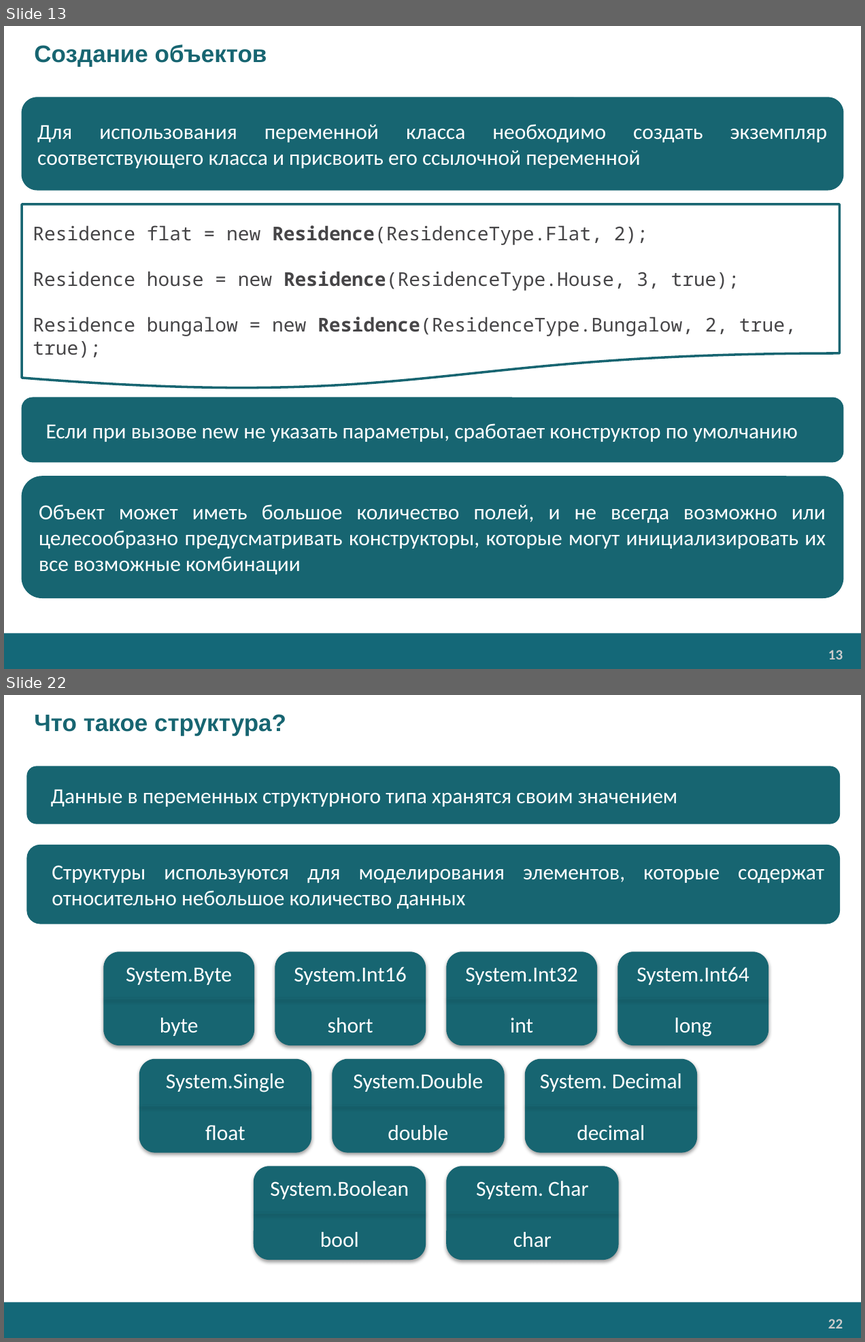
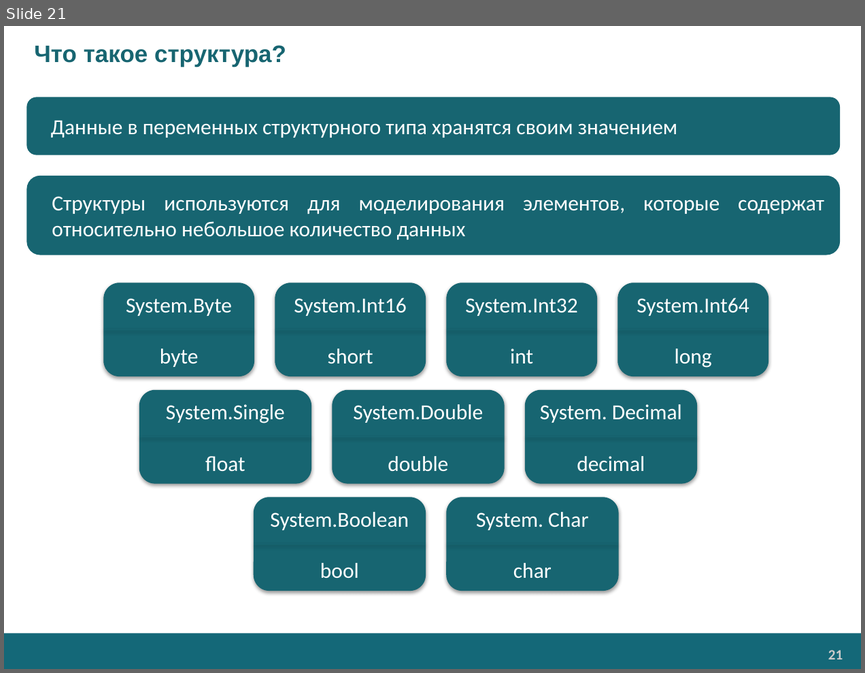
Before and after one commit to EPM-RD-NETLAB/.NET-Framework-modules, a slide deck: M3. Types/Types (RU).pptx. Shown one above the other, each under a label of ours: slides 13 and 22 before the commit, slide 21 after it; the slides between them are not shown. The pictures are 865x1342 and 865x673 pixels, drawn with LibreOffice and Linux fonts; fonts in the diff are those of the drawing; background and template pictures are left out. Boxes give left, top, right and bottom in pixels: in the first picture for what was removed or moved away, otherwise in the second. Text is boxed around its words. In the diff, an @@ line names an element or a change of style, - is before the commit and + after.

```diff
--- a/M3. Types/Types (RU).pptx
+++ b/M3. Types/Types (RU).pptx
@@ slide 13 removed at (4, 26, 861, 669), background #FFFFFF; not listed: 2 template elements that a slide beside it also shows @@
@@ title removed at (34, 44, 267, 67) @@
-Создание объектов
@@ rounded rectangle removed at (22, 97, 843, 190) @@
-Для использования переменной класса необходимо создать экземпляр соответствующего класса и присвоить его ссылочной переменной
@@ flow chart document removed at (22, 204, 839, 390) @@
-Residence flat = new Residence(ResidenceType.Flat, 2);
-Residence house = new Residence(ResidenceType.House, 3, true);
-Residence bungalow = new Residence(ResidenceType.Bungalow, 2, true, true);
@@ rounded rectangle removed at (22, 397, 843, 461) @@
-Если при вызове new не указать параметры, сработает конструктор по умолчанию
@@ rounded rectangle removed at (22, 476, 843, 597) @@
-Объект может иметь большое количество полей, и не всегда возможно или целесообразно предусматривать конструкторы, которые могут инициализировать их все возможные комбинации
@@ what was slide 22 is now slide 21 @@
@@ page number at (828, 650, 842, 659): text changed @@
-22
+21
```
Also in this commit, not shown: 12 slides changed, 8 slides added, 8 other slides removed, 5 other files.
